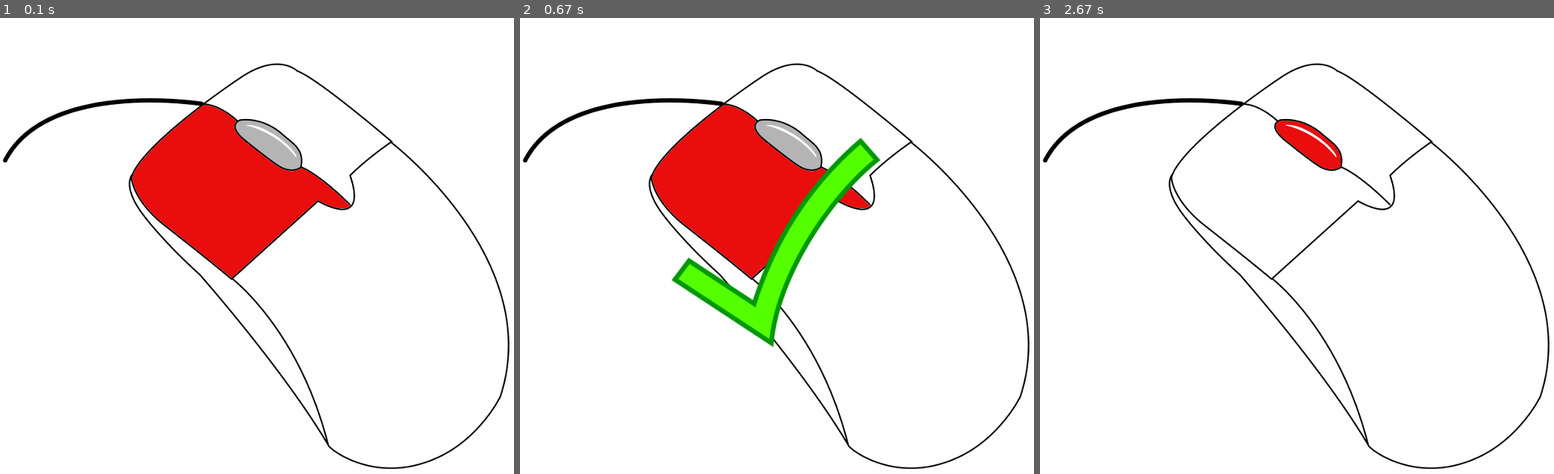
Above: before the commit, frames 1-3 (left to right).
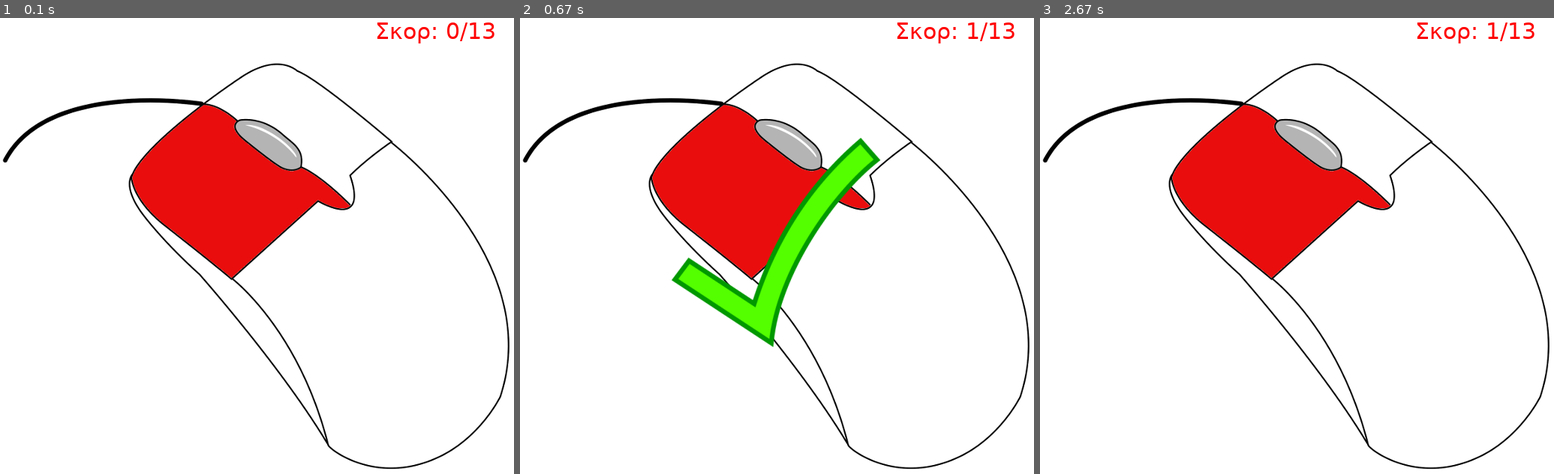
Above: after the commit, the same moments.

Repository: ale3andro/pygame-mouse-training
Game: pygame game, started from game.py
Two runs of this game, one before a commit and one after it. Both use one fixed random seed, a clock stepped at 60 frames per second and the inputs below.
Inputs (mouse positions are in pixels of both pictures, inside the frame that each line leads up to):
- Up to frame 1 (0.1 s): no input
- Up to frame 2 (0.67 s): press the mouse at (787, 282) at 0.37 s; move the mouse to (720, 268) at 0.47 s; release the mouse at (658, 255) at 0.6 s
- Up to frame 3 (2.67 s): no input

The runs differ from the first frame. In frame 1, 0.3% of the frame differs, in the area x 73-97%, y 0-6%; in frame 2, 0.3%; in frame 3, 8.8%, in the area x 25-97%, y 0-57%.

Commit message:
First commit of a fully working game with a new game-logic

Diff:
--- a/game.py
+++ b/game.py
@@ -7,6 +7,14 @@
 from gameclass import GameClass
 
 windowsize = (700,700)
+
+def printScore(screen, cur_score, max_score):
+    textfont = pygame.font.SysFont("Ubuntu", 30)
+    thetext = textfont.render(u"Σκορ: " + str(cur_score) + "/" + str(max_score), True, (255, 0, 0), (255, 255, 255))
+    screen.blit(thetext, (500, 40))
+
+def gameOver(screen):
+    screen.blit(pygame.image.load('images/gameover.png'), (350,350))
 
 def main():
     pygame.init()
@@ -23,11 +31,13 @@
     mygame = GameClass()
     screen.blit(mouse_images[mygame.get_item()], (0,0))
 
-    nextItem = False
+    cur_score = 0
+    max_score = mygame.get_items_count()
+    printScore(screen, cur_score, max_score)
 
     while 1:
         pygame.display.update()
-
+        printScore(screen, cur_score, max_score)
         for event in pygame.event.get():
             if event.type == QUIT:
                 pygame.quit()
@@ -35,21 +45,24 @@
 
             if event.type == MOUSEBUTTONDOWN:
                 if (mygame.get_item() == event.button):
+                    cur_score += 1
                     screen.blit(system_images[0], (200,200))
-                    nextItem = True
                 else:
                     screen.blit(system_images[1], (200, 200))
 
             if event.type == MOUSEBUTTONUP:
                 pygame.time.wait(2000)
-                if (nextItem):
-                    if (mygame.get_next_item()==None):
-                        pygame.quit()
-                    nextItem=False
+                if (mygame.get_next_item()==None):
+                    gameOver(screen)
+                    mygame.reset()
+                    cur_score = 0
+                    pygame.display.update()
+                    pygame.time.wait(2000)
+                    pygame.event.clear()
+                    #pygame.quit()
+                    #exit()
                 screen.blit(mouse_images[mygame.get_item()], (0, 0))
-
-
-
+                pygame.event.clear()
 
 if __name__ == "__main__":
     main()
--- a/gameclass.py
+++ b/gameclass.py
@@ -5,7 +5,6 @@
 class GameClass:
     def __init__(self):
         self.sequence = (1, 1, 1, 2, 3, 2, 1, 3, 2, 1, 2, 2, 3)
-        self.sequence = (1, 2, 3)
         self.sequence_index = 0
         self.sequence_length = len(self.sequence)
 
@@ -18,3 +17,9 @@
             return None
         self.sequence_index += 1
         return self.get_item()
+
+    def get_items_count(self):
+        return self.sequence_length
+
+    def reset(self):
+        self.sequence_index = 0
Binary file added: images/gameover.png
Not shown, added: GameClass (Case Conflict (20)).pyc
Not shown, added: GameClass (Case Conflict (21)).pyc
Not shown, added: GameClass (Case Conflict (22)).pyc
Not shown, added: GameClass (Case Conflict (23)).pyc
Not shown, added: GameClass (Case Conflict (24)).pyc
Not shown, added: GameClass (Case Conflict (25)).pyc
Not shown, added: GameClass (Case Conflict (26)).pyc
Not shown, added: GameClass (Case Conflict (27)).pyc
Not shown, added: GameClass (Case Conflict (28)).pyc
Not shown, added: GameClass (Case Conflict (29)).pyc
Not shown, added: GameClass (Case Conflict (30)).pyc
(and 26 more such lines)
